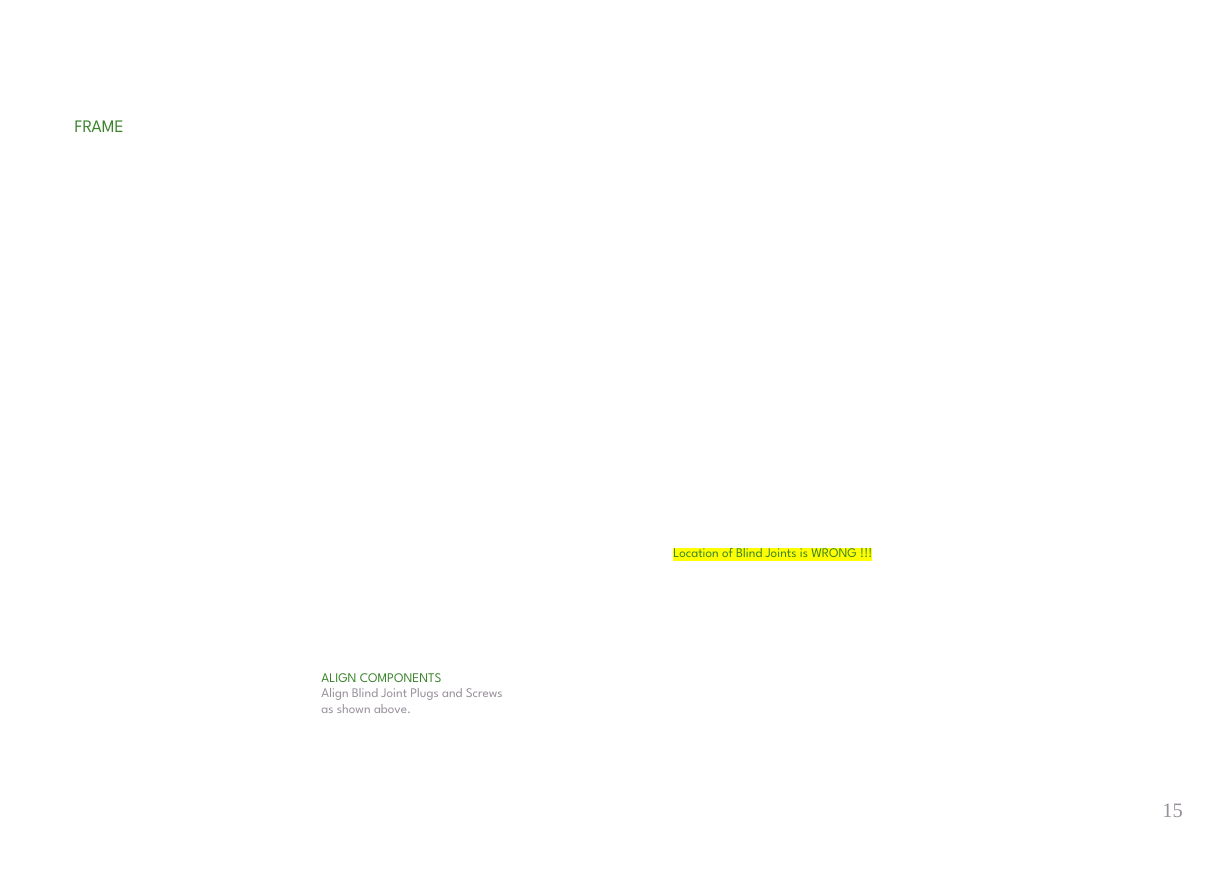
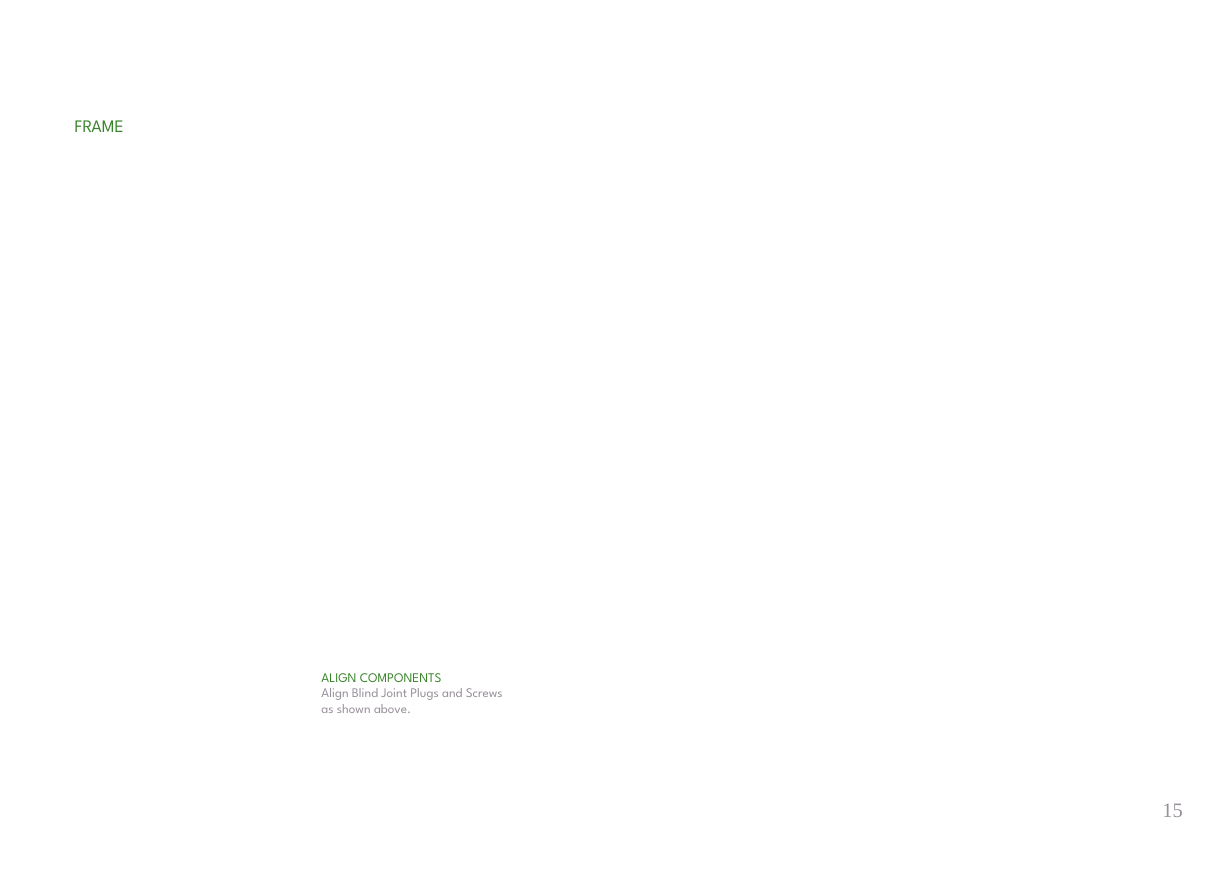
Before and after one commit to Zergie/YAMMU, a slide deck: slide 15 of Manual/Assembly.odp. Drawn at 1232x871 pixels with LibreOffice and Linux fonts; fonts in the diff are those of the drawing; background and template pictures are left out. Boxes give left, top, right and bottom in pixels: in the first picture for what was removed or moved away, otherwise in the second. Text is boxed around its words. In the diff, an @@ line names an element or a change of style, - is before the commit and + after.

```diff
--- a/Manual/Assembly.odp
+++ b/Manual/Assembly.odp
@@ text removed at box(673, 544, 857, 562) @@
-Location of Blind Joints is WRONG !!!
```
Also in this commit, not shown: 2 other slides changed, 8 slides added, 1 slide removed, 1 other file.
